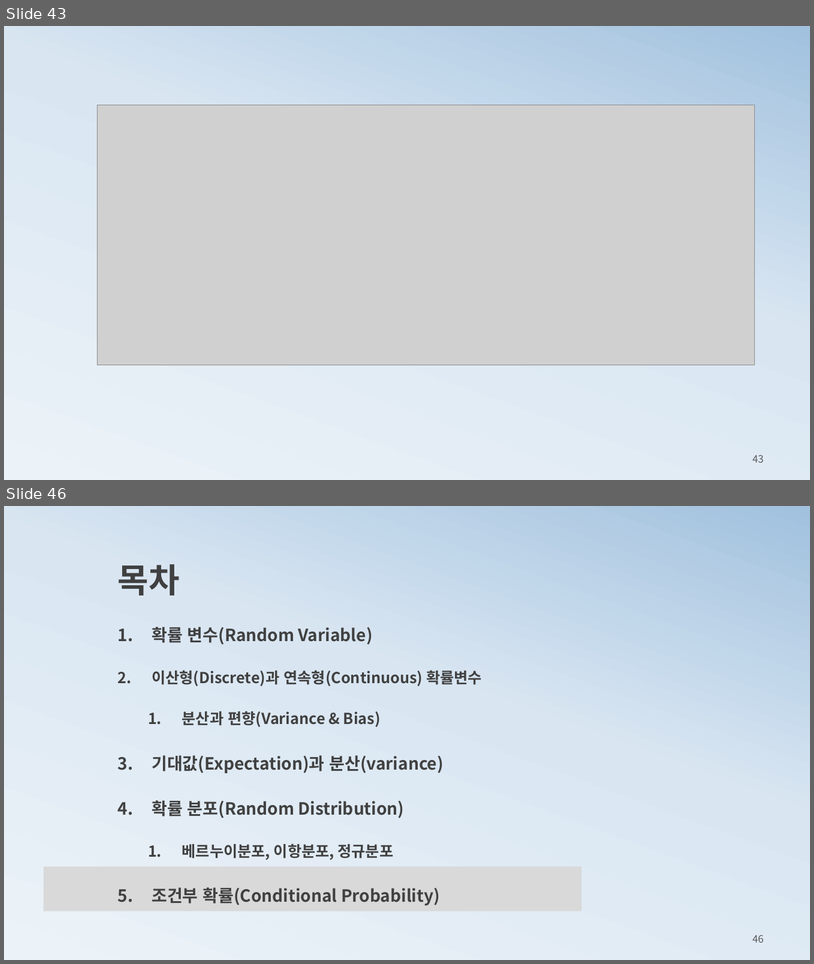
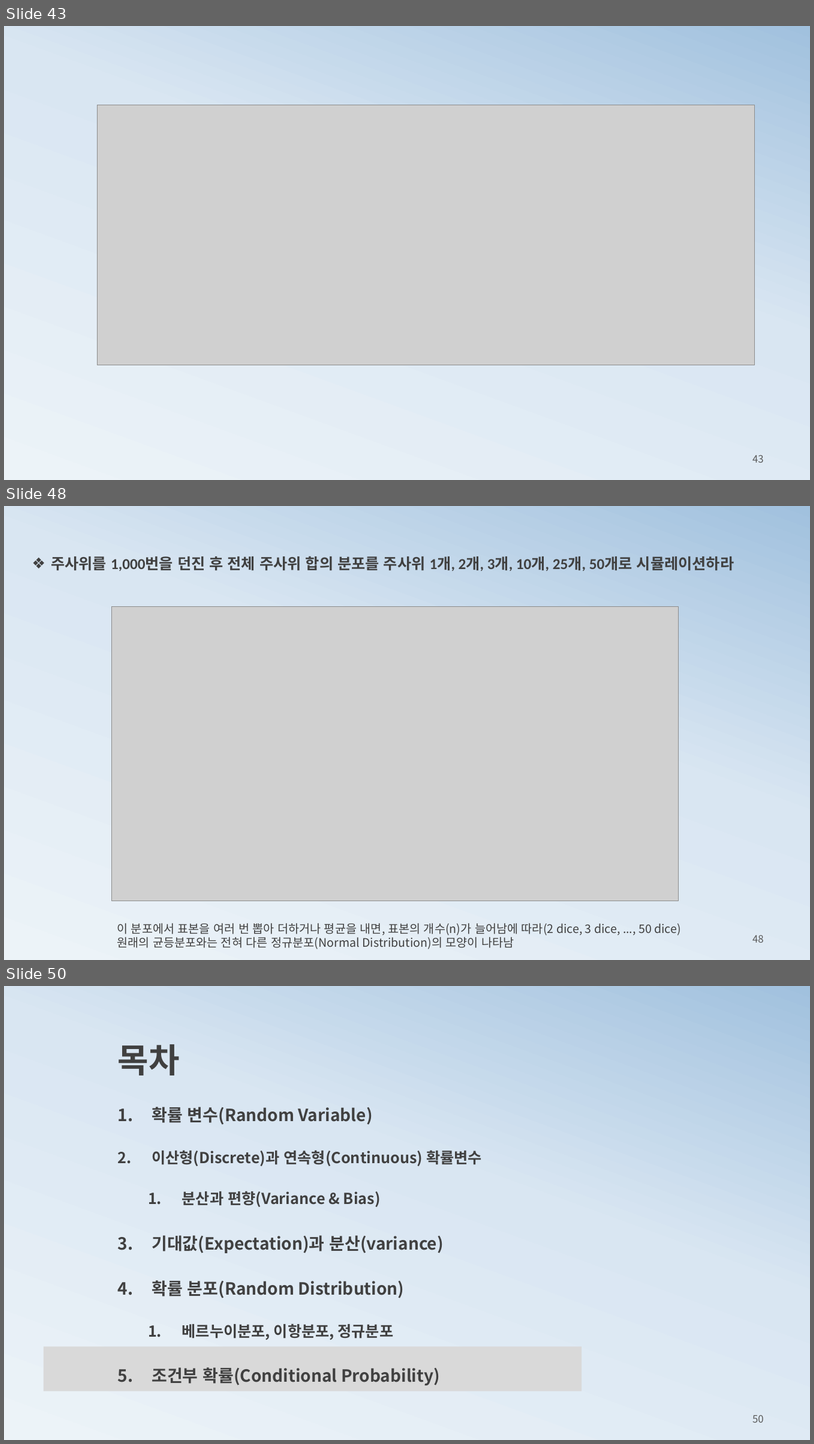
Before and after one commit to ancestor9/mathematics-for-machine-learning, a slide deck: 3_probability theory for machine learning.pptx. Shown one above the other, each under a label of ours: slides 43 and 46 before the commit, slides 43, 48 and 50 after it; the slides between them are not shown. The pictures are 814x964 and 814x1444 pixels, drawn with LibreOffice and Linux fonts; fonts in the diff are those of the drawing; grey boxes stand for pictures. Boxes give left, top, right and bottom in pixels: in the first picture for what was removed or moved away, otherwise in the second. Text is boxed around its words. In the diff, an @@ line names an element or a change of style, - is before the commit and + after.

```diff
--- a/3_probability theory for machine learning.pptx
+++ b/3_probability theory for machine learning.pptx
@@ slide 48 added at <box>4,506,810,960</box>, background gradient #ECF3F8 to #D9E6F2 to #A1C1DE @@
@@ text added at <box>51,556,734,571</box>, 18 pt, text #404040, bold @@
+❖ 주사위를 1,000번을 던진 후 전체 주사위 합의 분포를 주사위 1개, 2개, 3개, 10개, 25개, 50개로 시뮬레이션하라
@@ picture added at <box>111,606,678,901</box> @@
@@ text added at <box>117,923,681,949</box>, 14 pt, text #404040 @@
+이 분포에서 표본을 여러 번 뽑아 더하거나 평균을 내면, 표본의 개수(n)가 늘어남에 따라(2 dice, 3 dice, ..., 50 dice) 원래의 균등분포와는 전혀 다른 정규분포(Normal Distribution)의 모양이 나타남
@@ page number added at <box>753,934,764,942</box>, 12 pt, text #595959 @@
+48
@@ what was slide 46 is now slide 50 @@
@@ page number at <box>753,1414,764,1422</box>: text changed @@
-46
+50
```
Also in this commit, not shown: 1 slide changed, 5 other slides added, 2 slides removed, 1 other file.
